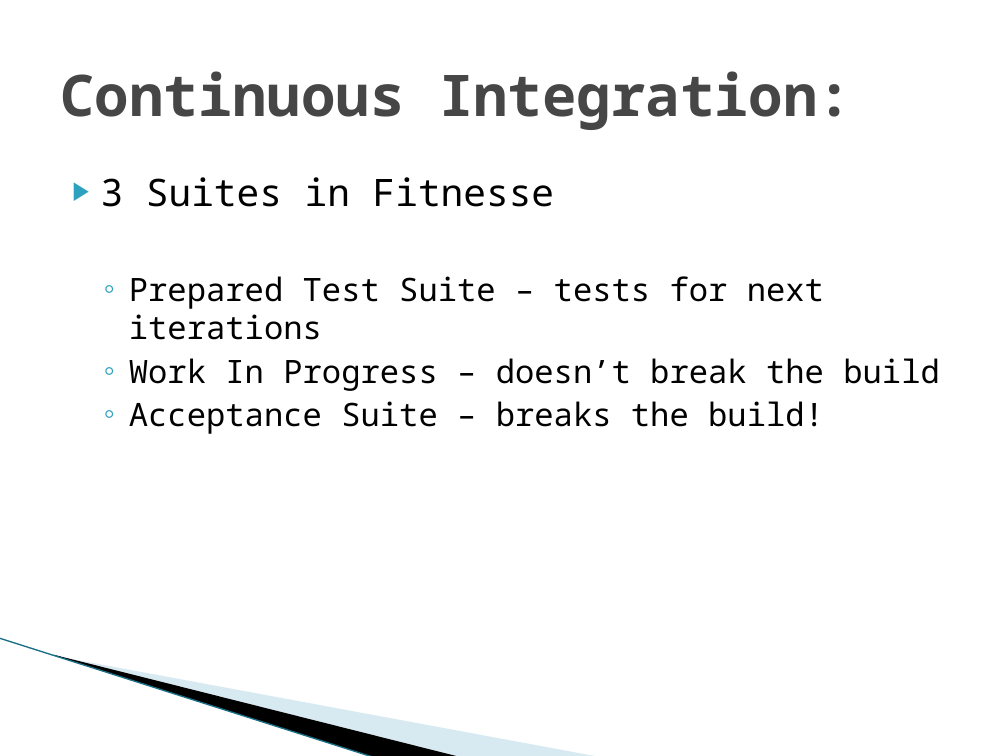
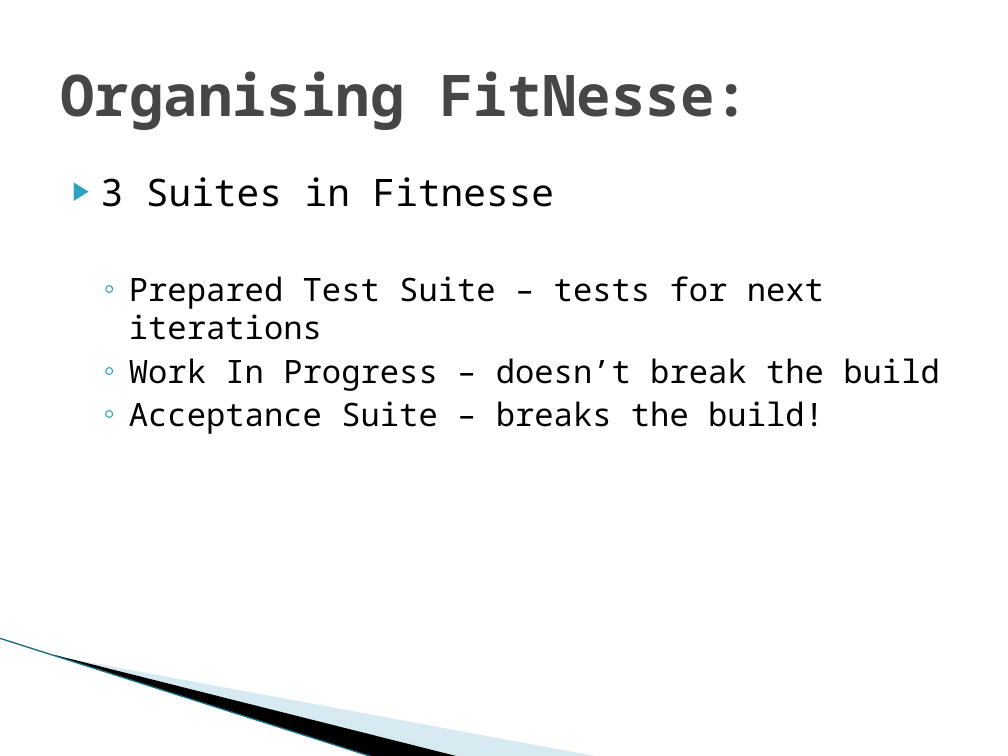
Before and after one commit to michelgrootjans/agileacceptancetesting, a slide deck: slide 18 of Slides/20090514_iLearn_AgileAcceptanceTesting.pptx (slide 17 before the commit). Drawn at 1008x756 pixels with LibreOffice and Linux fonts; fonts in the diff are those of the drawing; background and template pictures are left out. Boxes give left, top, right and bottom in pixels: in the first picture for what was removed or moved away, otherwise in the second. Text is boxed around its words. In the diff, an @@ line names an element or a change of style, - is before the commit and + after.

```diff
--- a/Slides/20090514_iLearn_AgileAcceptanceTesting.pptx
+++ b/Slides/20090514_iLearn_AgileAcceptanceTesting.pptx
@@ title at [60,71,749,130]: text changed @@
-Continuous Integration:
+Organising FitNesse:
```
Also in this commit, not shown: 7 other slides changed, 2 slides added, 1 other file.
